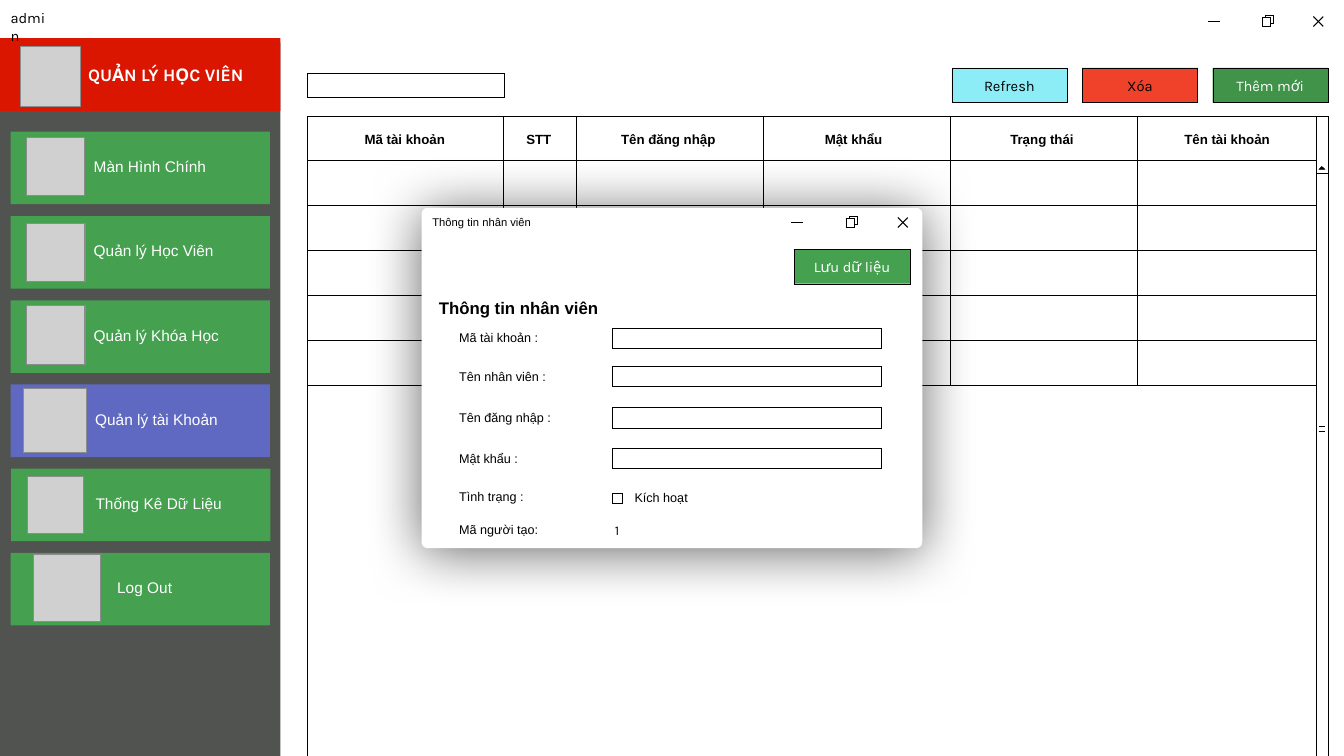
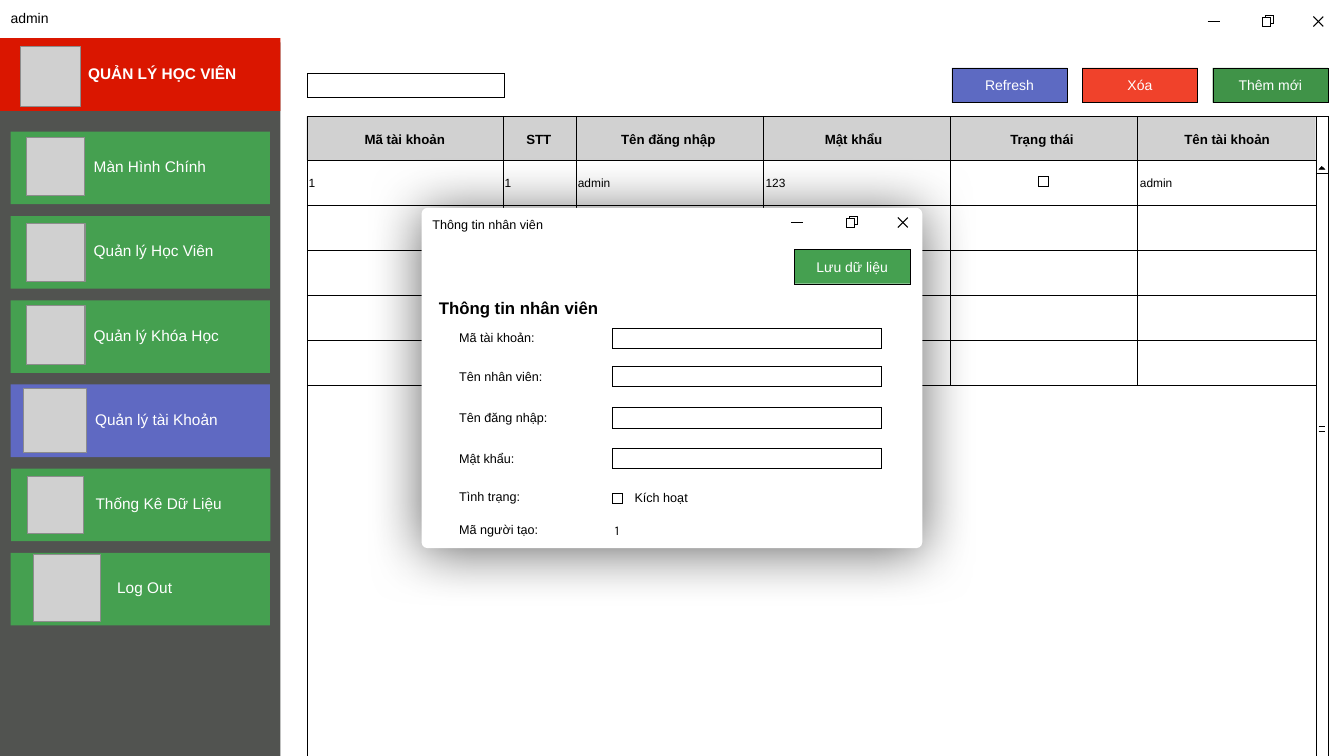
Before and after one commit to nthmaiii/QuanLySinhVien, a slide deck: slide 29 of Thiết kế giao diện.pptx (slide 13 before the commit). Drawn at 1344x756 pixels with LibreOffice and Linux fonts; fonts in the diff are those of the drawing; grey boxes stand for pictures; background and template pictures are left out. Boxes give left, top, right and bottom in pixels: in the first picture for what was removed or moved away, otherwise in the second. Text is boxed around its words. In the diff, an @@ line names an element or a change of style, - is before the commit and + after.

```diff
--- a/Thiết kế giao diện.pptx
+++ b/Thiết kế giao diện.pptx
@@ size 10.5 to 10 pt, font Karla to Arial in 3 elements at [795, 249, 909, 283], [1213, 68, 1328, 102], [11, 13, 49, 23] @@
@@ text "QUẢN LÝ HỌC VIÊN" at [88, 66, 236, 82]: size 12.5 to 11 pt, font Karla to Arial @@
@@ rectangle "Refresh" at [952, 68, 1067, 102]: size 10.5 to 10 pt, font Karla to Arial, text colour #000000 to #FFFFFF; fill #8DEDF7 to #5D6AC2 @@
@@ rectangle "Xóa" at [1083, 68, 1198, 102]: size 10.5 to 10 pt, font Karla to Arial, text colour #000000 to #FFFFFF @@
@@ rectangle at [307, 116, 1328, 756]: fill #FFFFFF to none @@
@@ rectangle added at [307, 116, 1316, 160], fill #D1D1D1 @@
@@ text added at [309, 179, 316, 187], 8.5 pt, text #000000 @@
+1
@@ text added at [505, 179, 512, 187], 8.5 pt, text #000000 @@
+1
@@ text added at [578, 178, 610, 187], 8.5 pt, text #000000 @@
+admin
@@ text added at [766, 178, 786, 187], 8.5 pt, text #000000 @@
+123
@@ rectangle added at [1038, 176, 1049, 187], fill #FFFFFF, outline #000000 0.1 pt @@
@@ text added at [1140, 178, 1172, 187], 8.5 pt, text #000000 @@
+admin
@@ text "Thông tin nhân viên" at [432, 219, 543, 232]: size 8 to 9 pt @@
@@ text at [459, 332, 535, 342]: spaces changed @@
-Mã tài khoản :
+Mã tài khoản:
@@ text at [459, 371, 543, 381]: spaces changed @@
-Tên nhân viên :
+Tên nhân viên:
@@ text at [459, 412, 548, 425]: spaces changed @@
-Tên đăng nhập :
+Tên đăng nhập:
@@ text at [459, 453, 515, 465]: spaces changed @@
-Mật khẩu :
+Mật khẩu:
@@ text at [459, 491, 520, 504]: spaces changed @@
-Tình trạng :
+Tình trạng:
```
Also in this commit, not shown: 21 other slides changed, 17 slides added.
